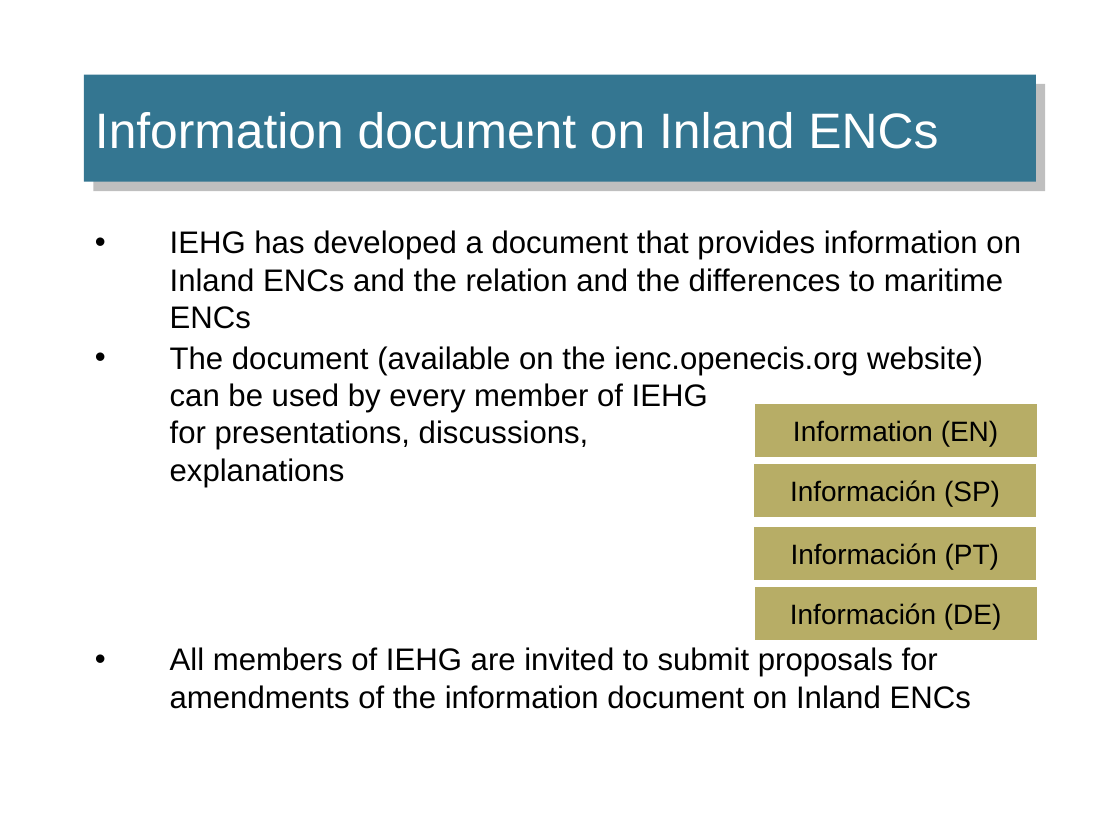
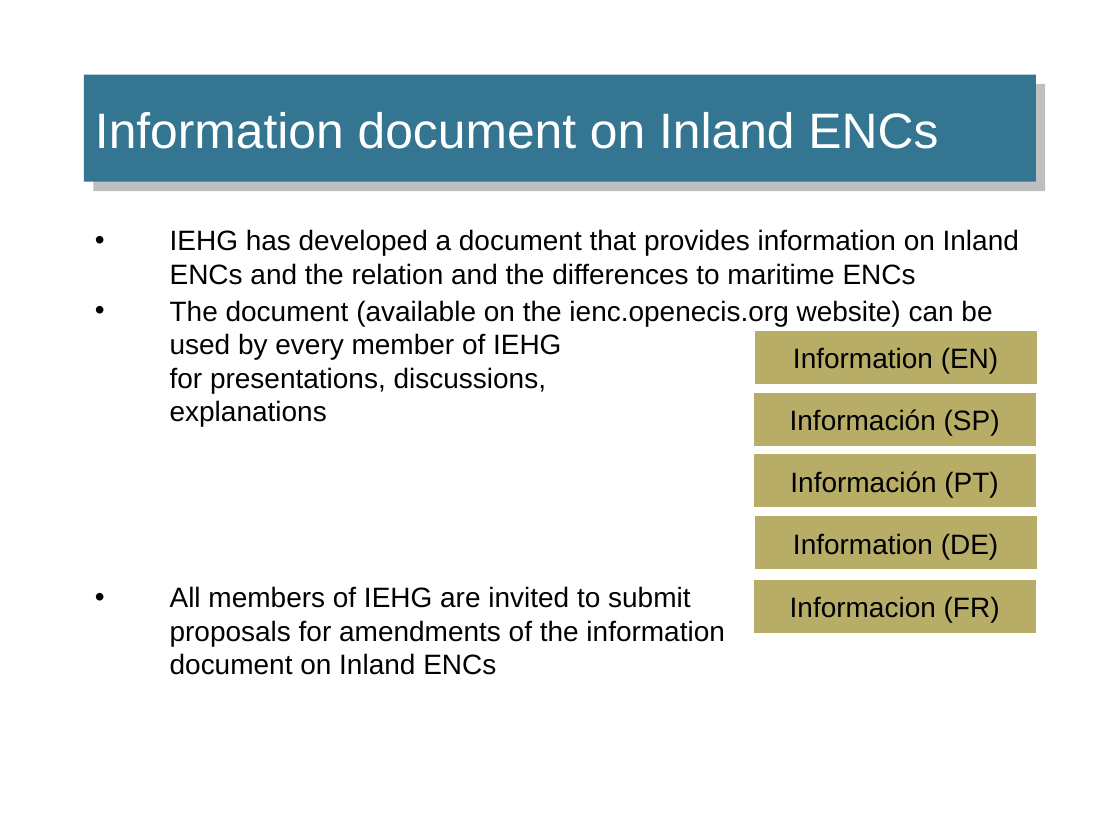
Before and after one commit to IEHG/IEHG-Meeting-2024, a slide deck: slide 114 of IEHG_2024.pptx (slide 113 before the commit). Drawn at 1120x840 pixels with LibreOffice and Linux fonts; fonts in the diff are those of the drawing; background and template pictures are left out. Boxes give left, top, right and bottom in pixels: in the first picture for what was removed or moved away, otherwise in the second. Text is boxed around its words. In the diff, an @@ line names an element or a change of style, - is before the commit and + after.

Commit message:
updated documents

```diff
--- a/IEHG_2024.pptx
+++ b/IEHG_2024.pptx
@@ text "IEHG has developed a document ..." at (x1=170, y1=229, x2=1019, y2=675): size 20 to 18 pt @@
@@ 4 action button blanks moved together from (x1=754, y1=404, x2=1037, y2=640) to (x1=754, y1=332, x2=1037, y2=569) @@
@@ text in action button blank at (x1=793, y1=533, x2=999, y2=559): text changed @@
-Información (DE)
+Information (DE)
@@ action button blank added at (x1=754, y1=580, x2=1036, y2=633), fill #B7AD66, 18 pt, text #000000 @@
+Informacion (FR)
```
Also in this commit, not shown: 7 other slides changed, 1 slide added, 1 other file.
